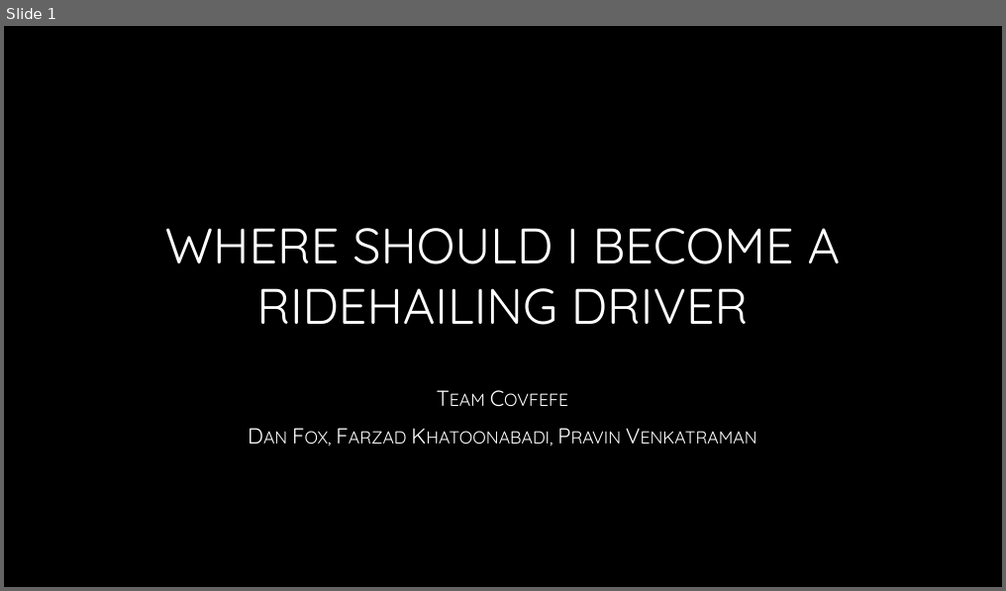
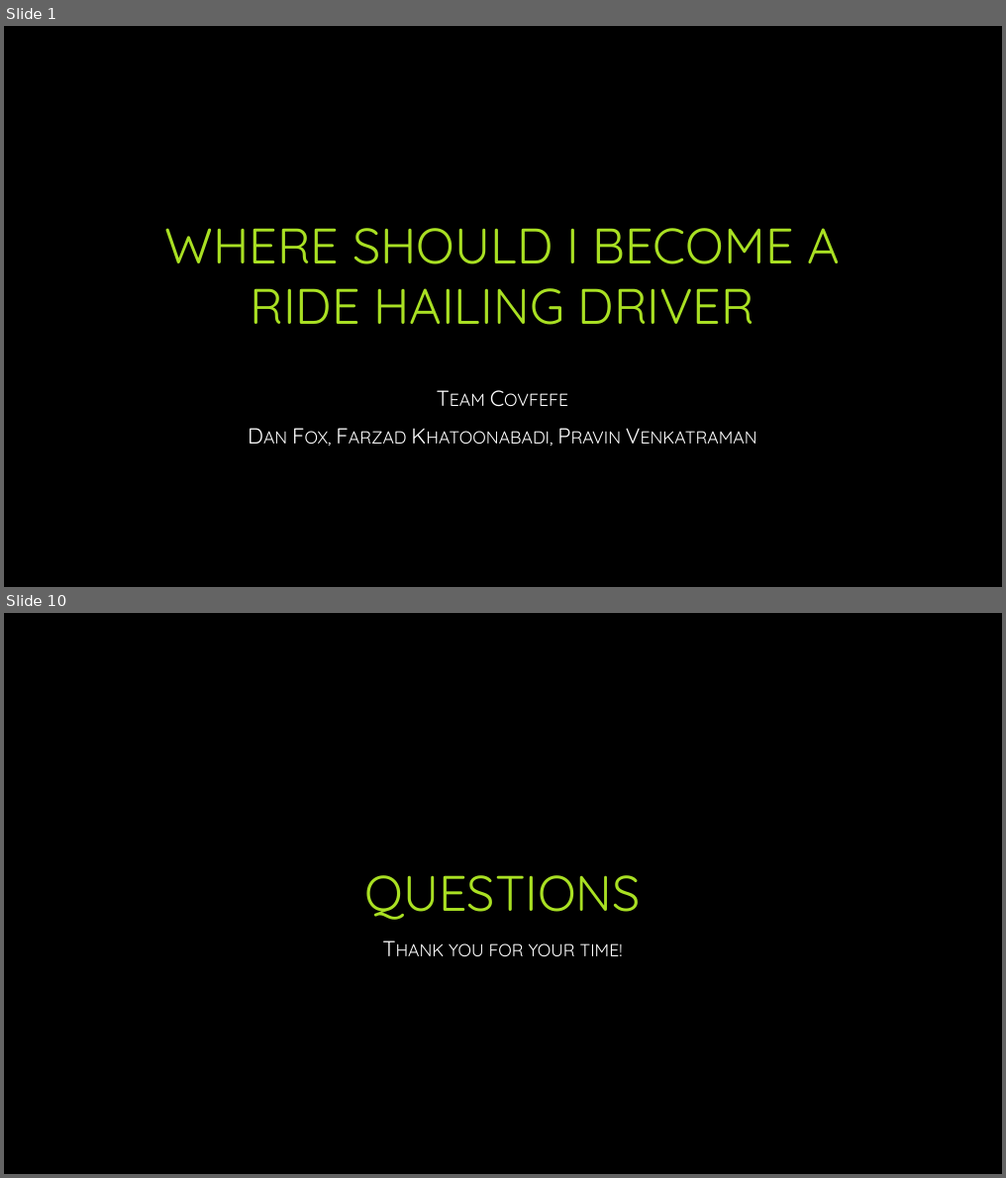
Before and after one commit to df-danfox/Data_Viz_Project, a slide deck: Project 1.pptx. Shown one above the other, each under a label of ours: slide 1 before the commit, slides 1 and 10 after it; the slides between them are not shown. The pictures are 1006x591 and 1006x1178 pixels, drawn with LibreOffice and Linux fonts; fonts in the diff are those of the drawing; background and template pictures are left out. Boxes give left, top, right and bottom in pixels: in the first picture for what was removed or moved away, otherwise in the second. Text is boxed around its words. In the diff, an @@ line names an element or a change of style, - is before the commit and + after.

```diff
--- a/Project 1.pptx
+++ b/Project 1.pptx
@@ slide 10 added at bbox=[4, 613, 1002, 1174], background picture (left out) @@
@@ title added at bbox=[364, 875, 641, 920], 48 pt, text #A9E023 @@
+QUESTIONS
@@ subtitle added at bbox=[449, 944, 623, 957], 21 pt, text #FFFFFF, small capitals @@
+Thank you for your time!
@@ slide 1 changed as well @@
@@ title at bbox=[165, 228, 841, 325]: text changed; text colour gradient #FFFFFF to #A6A6A6 to #A9E023 @@
-WHERE SHOULD I BECOME A RIDEHAILING DRIVER
+WHERE SHOULD I BECOME A RIDE HAILING DRIVER
```
Also in this commit, not shown: 2 other slides changed, 6 other slides added, 5 slides removed, 6 other files.
